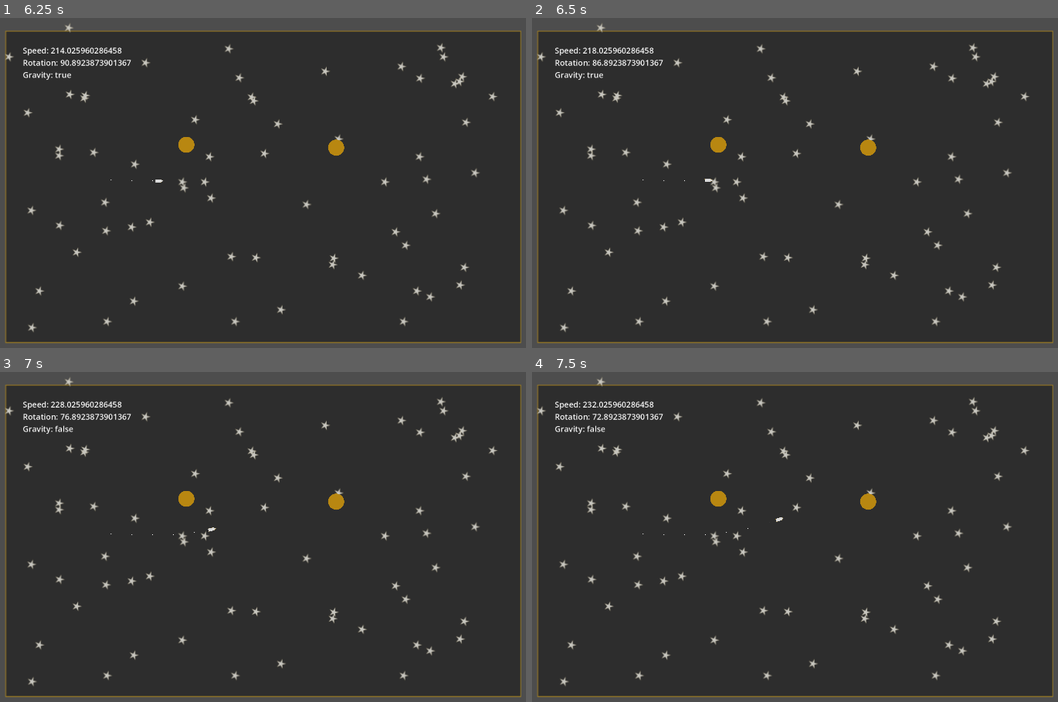
Above: before the commit, frames 1-4 (two rows, left to right).
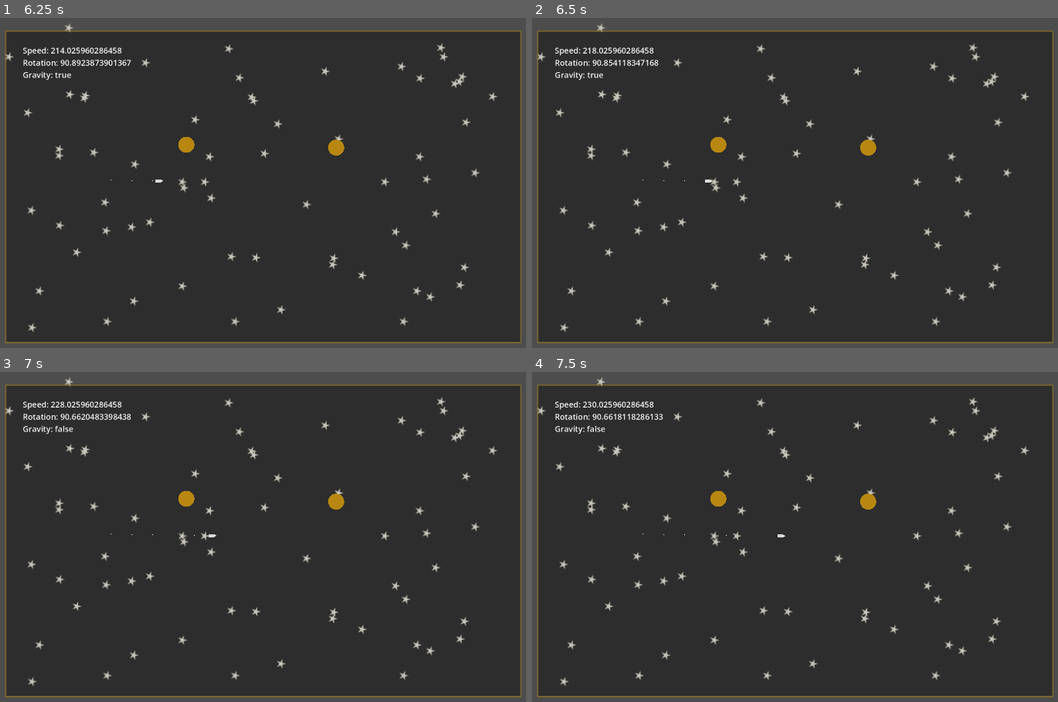
Above: after the commit, the same moments.

Repository: ChrisWoody/GravityAssist
Game: Godot game, scene res://scenes/world.tscn
Same seed, same stepped clock (60 frames per second), same inputs: the game is played once before the commit and once after it.
Inputs (mouse positions are in pixels of both pictures, inside the frame that each line leads up to):
- Up to frame 1 (6.25 s): tap Enter at 0.5 s; move the mouse to (399, 166) at 0.52 s; click (399, 166) at 0.67 s; tap R (reset) at 1.25, 2, 2.75, 3.5, 5 s; move the mouse to (142, 199) at 1.27 s; click (142, 199) at 1.42 s; move the mouse to (326, 107) at 2.02 s; click (326, 107) at 2.17 s; move the mouse to (236, 252) at 2.77 s; click (236, 252) at 2.92 s; move the mouse to (452, 235) at 3.52 s; click (452, 235) at 3.67 s; move the mouse to (78, 130) at 4.27 s; click (78, 130) at 4.42 s; move the mouse to (294, 183) at 5.02 s; click (294, 183) at 5.17 s; move the mouse to (173, 97) at 5.77 s; click (173, 97) at 5.92 s
- Up to frame 2 (6.5 s): no input
- Up to frame 3 (7 s): move the mouse to (399, 520) at 6.52 s; click (399, 520) at 6.67 s
- Up to frame 4 (7.5 s): move the mouse to (674, 553) at 7.27 s; click (674, 553) at 7.42 s

Frame 1 is identical in both runs. In frame 2, 0.2% of the frame differs, in the area x 5-35%, y 12-50%; in frame 3, 0.1%; in frame 4, 0.2%, in the area x 11-49%, y 8-51%.

Commit message:
Play around with gravity effect

Diff:
--- a/scripts/planet.gd
+++ b/scripts/planet.gd
@@ -11,10 +11,12 @@
 func _process(delta: float) -> void:
 	var diff := position - spaceship.position
 	if diff.length() < 150.0:
-		var gravityRotation := -2.0 if spaceship.position.y > position.y else 2.0
-		spaceship.applyGravity(diff.normalized(), gravityRotation)
+		var forward := Vector2.from_angle(deg_to_rad(spaceship.rotation_degrees - 90.0)).normalized()
+		var angleToPlanet := rad_to_deg(diff.angle_to(forward))
+		var angleToUse := -1.0 if angleToPlanet > 0.0 else 1.0
+		var scaleToUse := -(diff.length() / 150.0) + 1
 
-	pass
+		spaceship.applyGravity(Vector2.ZERO, angleToUse * scaleToUse * scaleToUse)
 
 
 func _on_area_2d_area_entered(area:Area2D) -> void:
